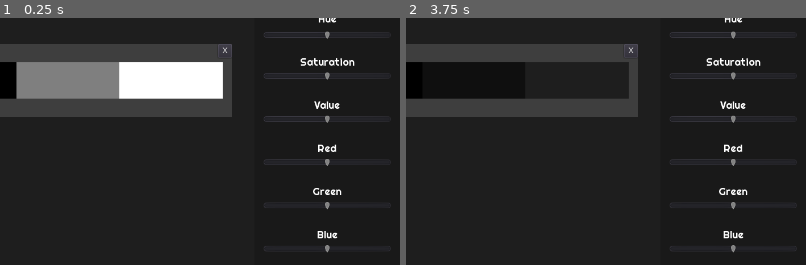
Above: before the commit, frames 1-2 (left to right).
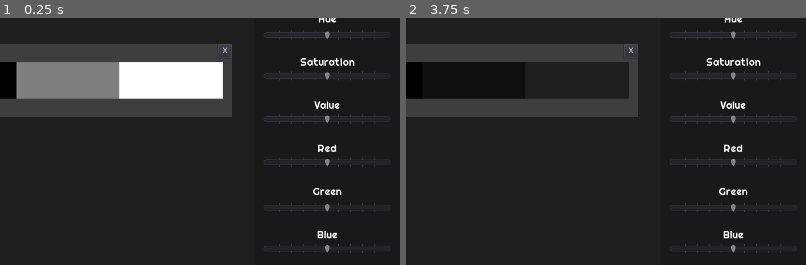
Above: after the commit, the same moments.

Repository: pbzona/palette_lab
Game: Godot game, scene res://src/Main.tscn
Same seed, same stepped clock (60 frames per second), same inputs: the game is played once before the commit and once after it.
Inputs (mouse positions are % of the whole screen's width and height, from its top left):
- Up to frame 1 (0.25 s): no input
- Up to frame 2 (3.75 s): click (18, 38) at 0.52 s; click "HSV" at 1.25 s; click "Raw" at 2 s; click (18, 83) at 2.77 s; click "HSV" at 3.5 s
The pictures show only the part of the screen within x 50-100%, y 17-67%; the shares and areas given below are measured in that part.

The runs differ from the first frame. In frame 1, 0.1% of the frame differs, in the area x 69-98%, y 4-96%; in frame 2, 0.1%.

Commit message:
More work on shift tools

Diff:
--- /dev/null
+++ b/src/toolbars/Shift.gd
@@ -0,0 +1,44 @@
+extends Node
+
+var hue = 0
+var sat = 0
+var val = 0
+var red = 0
+var green = 0
+var blue = 0
+
+func get_hue() -> float:
+	return self.hue
+
+func set_hue(h : float) -> void:
+	self.hue = h
+
+func get_sat() -> float:
+	return self.sat
+
+func set_sat(s : float) -> void:
+	self.sat = s
+
+func get_val() -> float:
+	return self.val
+
+func set_val(v : float) -> void:
+	self.val = v
+
+func get_red() -> float:
+	return self.red
+
+func set_red(r : float) -> void:
+	self.red = r
+
+func get_green() -> float:
+	return self.green
+
+func set_green(g : float) -> void:
+	self.green = g
+
+func get_blue() -> float:
+	return self.blue
+
+func set_blue(b : float) -> void:
+	self.blue = b
--- /dev/null
+++ b/src/toolbars/ShiftTools.gd
@@ -0,0 +1,29 @@
+extends Control
+
+const Shift = preload("res://src/toolbars/Shift.gd")
+
+var shift = null
+
+signal SHIFT_OBJ_CREATED
+
+func _ready():
+	self.shift = Shift.new()
+	emit_signal("SHIFT_OBJ_CREATED", self.shift)
+
+func _on_HueSlider_value_changed(value):
+	self.shift.set_hue(value)
+
+func _on_SaturationSlider_value_changed(value):
+	self.shift.set_sat(value)
+
+func _on_ValueSlider_value_changed(value):
+	self.shift.set_val(value)
+
+func _on_RedSlider_value_changed(value):
+	self.shift.set_red(value)
+
+func _on_GreenSlider_value_changed(value):
+	self.shift.set_green(value)
+
+func _on_BlueSlider_value_changed(value):
+	self.shift.set_blue(value)
--- a/src/toolbars/ShiftTools.tscn
+++ b/src/toolbars/ShiftTools.tscn
@@ -1,7 +1,8 @@
-[gd_scene load_steps=4 format=2]
+[gd_scene load_steps=5 format=2]
 
 [ext_resource path="res://assets/label_text.tres" type="DynamicFont" id=1]
 [ext_resource path="res://assets/Righteous-Regular.ttf" type="DynamicFontData" id=2]
+[ext_resource path="res://src/toolbars/ShiftTools.gd" type="Script" id=3]
 
 [sub_resource type="DynamicFont" id=1]
 size = 18
@@ -12,6 +13,7 @@
 margin_right = 1408.0
 margin_bottom = 808.0
 rect_min_size = Vector2( 256, 0 )
+script = ExtResource( 3 )
 __meta__ = {
 "_edit_use_anchors_": false
 }
@@ -79,6 +81,8 @@
 margin_bottom = -8.0
 min_value = -1.0
 max_value = 1.0
+step = 0.05
+tick_count = 11
 __meta__ = {
 "_edit_use_anchors_": false
 }
@@ -115,6 +119,8 @@
 margin_bottom = -12.0
 min_value = -1.0
 max_value = 1.0
+step = 0.05
+tick_count = 11
 __meta__ = {
 "_edit_use_anchors_": false
 }
@@ -151,6 +157,8 @@
 margin_bottom = -12.0
 min_value = -1.0
 max_value = 1.0
+step = 0.05
+tick_count = 11
 __meta__ = {
 "_edit_use_anchors_": false
 }
@@ -187,6 +195,8 @@
 margin_bottom = -12.0
 min_value = -1.0
 max_value = 1.0
+step = 0.05
+tick_count = 11
 __meta__ = {
 "_edit_use_anchors_": false
 }
@@ -218,11 +228,13 @@
 anchor_right = 0.5
 anchor_bottom = 1.0
 margin_left = -112.0
-margin_top = -28.0
-margin_right = 112.0
-margin_bottom = -12.0
-min_value = -1.0
-max_value = 1.0
+margin_top = -24.0
+margin_right = 112.0
+margin_bottom = -8.0
+min_value = -1.0
+max_value = 1.0
+step = 0.05
+tick_count = 11
 __meta__ = {
 "_edit_use_anchors_": false
 }
@@ -259,6 +271,14 @@
 margin_bottom = -12.0
 min_value = -1.0
 max_value = 1.0
-__meta__ = {
-"_edit_use_anchors_": false
-}
+step = 0.05
+tick_count = 11
+__meta__ = {
+"_edit_use_anchors_": false
+}
+[connection signal="value_changed" from="ControlContainer/HueControl/HueSlider" to="." method="_on_HueSlider_value_changed"]
+[connection signal="value_changed" from="ControlContainer/SaturationControl/SaturationSlider" to="." method="_on_SaturationSlider_value_changed"]
+[connection signal="value_changed" from="ControlContainer/ValueControl/ValueSlider" to="." method="_on_ValueSlider_value_changed"]
+[connection signal="value_changed" from="ControlContainer/RedControl/RedSlider" to="." method="_on_RedSlider_value_changed"]
+[connection signal="value_changed" from="ControlContainer/GreenControl/GreenSlider" to="." method="_on_GreenSlider_value_changed"]
+[connection signal="value_changed" from="ControlContainer/BlueControl/BlueSlider" to="." method="_on_BlueSlider_value_changed"]
--- a/src/ui/Header.tscn
+++ b/src/ui/Header.tscn
@@ -12,7 +12,7 @@
 margin_top = 0.899811
 margin_bottom = 64.8998
 rect_min_size = Vector2( 0, 64 )
-color = Color( 0.121569, 0.121569, 0.121569, 1 )
+color = Color( 0.08, 0.08, 0.08, 1 )
 __meta__ = {
 "_edit_use_anchors_": false
 }
--- a/src/workspaces/Create.gd
+++ b/src/workspaces/Create.gd
@@ -1,7 +1,10 @@
 extends Control
+
+var shift = null
 
 onready var palette = $Container/Palette
 onready var color_tools = $Container/ColorTools
+onready var shift_tools = $Container/ShiftTools
 
 func _ready():
 	connect_all_signals()
@@ -11,6 +14,8 @@
 	color_tools.connect("CHANGE_RIGHT_COLOR", self, "on_right_color_changed")
 
 	palette.connect("ACTIVE_RAMP_CHANGED", self, "update_pickers")
+
+	shift_tools.connect("SHIFT_OBJ_CREATED", self, "set_shift")
 
 func on_left_color_changed(c : Color) -> void:
 	if palette.active_ramp:
@@ -26,3 +31,6 @@
 	var left = palette.active_ramp.state.get_left_color()
 	var right = palette.active_ramp.state.get_right_color()
 	color_tools.set_picker_colors(left, right)
+
+func set_shift(s) -> void:
+	self.shift = s
